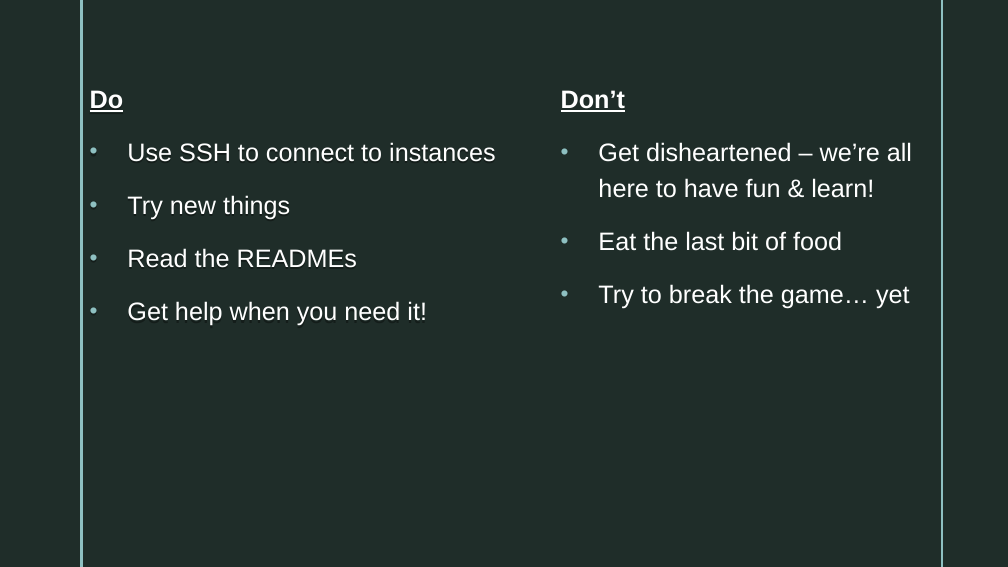
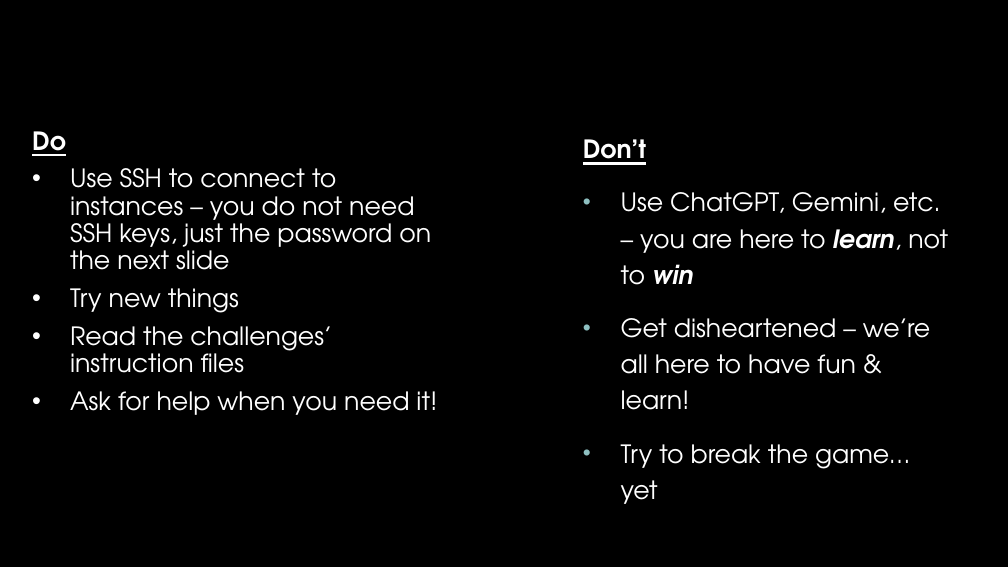
Before and after one commit to opensourcecorp/workshops, a slide deck: slide 16 of linux/docs/Linux-Workshop.odp (slide 17 before the commit). Drawn at 1008x567 pixels with LibreOffice and Linux fonts; fonts in the diff are those of the drawing; background and template pictures are left out. Boxes give left, top, right and bottom in pixels: in the first picture for what was removed or moved away, otherwise in the second. Text is boxed around its words. In the diff, an @@ line names an element or a change of style, - is before the commit and + after.

Commit message:
Update Linux slideshow

```diff
--- a/linux/docs/Linux-Workshop.odp
+++ b/linux/docs/Linux-Workshop.odp
@@ background picture (left out) to #000000 @@
@@ freeform shape removed at (80,0,84,566) @@
@@ freeform shape removed at (83,0,940,566) @@
@@ freeform shape removed at (940,0,942,566) @@
@@ text "Do": place and size @@
-text "Do" at (90,90,495,326)
+text "Do" at (32,131,437,415)
@@ text at (32,131,239,313): font Arial to TeX Gyre Adventor in "Do", "Try new things"; line spacing 1.2 to 0.9; less space between paragraphs; bullet colour #8EC0C1 to #FFFFFF @@
@@ text "Don’t": place and size @@
-text "Don’t" at (561,90,912,309)
+text "Don’t" at (583,139,948,504)
@@ text at (583,139,930,504): font Arial to TeX Gyre Adventor in "Don’t", "Get disheartened – we’re all here to ...", "Try to break the game… yet" @@
@@ text at (70,168,431,270): text changed; font Arial to TeX Gyre Adventor @@
-• Use SSH to connect to instances
+• Use SSH to connect to instances – you do not need SSH keys, just the password on the next slide
@@ text at (621,192,948,285): paragraph added @@
+• Use ChatGPT, Gemini, etc. – you are here to learn, not to win
@@ text at (598,231,842,251): paragraph removed @@
-• Eat the last bit of food
@@ text at (70,326,437,415): text changed; font Arial to TeX Gyre Adventor @@
-• Read the READMEs
-• Get help when you need it!
+• Read the challenges’ instruction files
+• Ask for help when you need it!
```
Also in this commit, not shown: 16 other slides changed, 1 slide removed.
